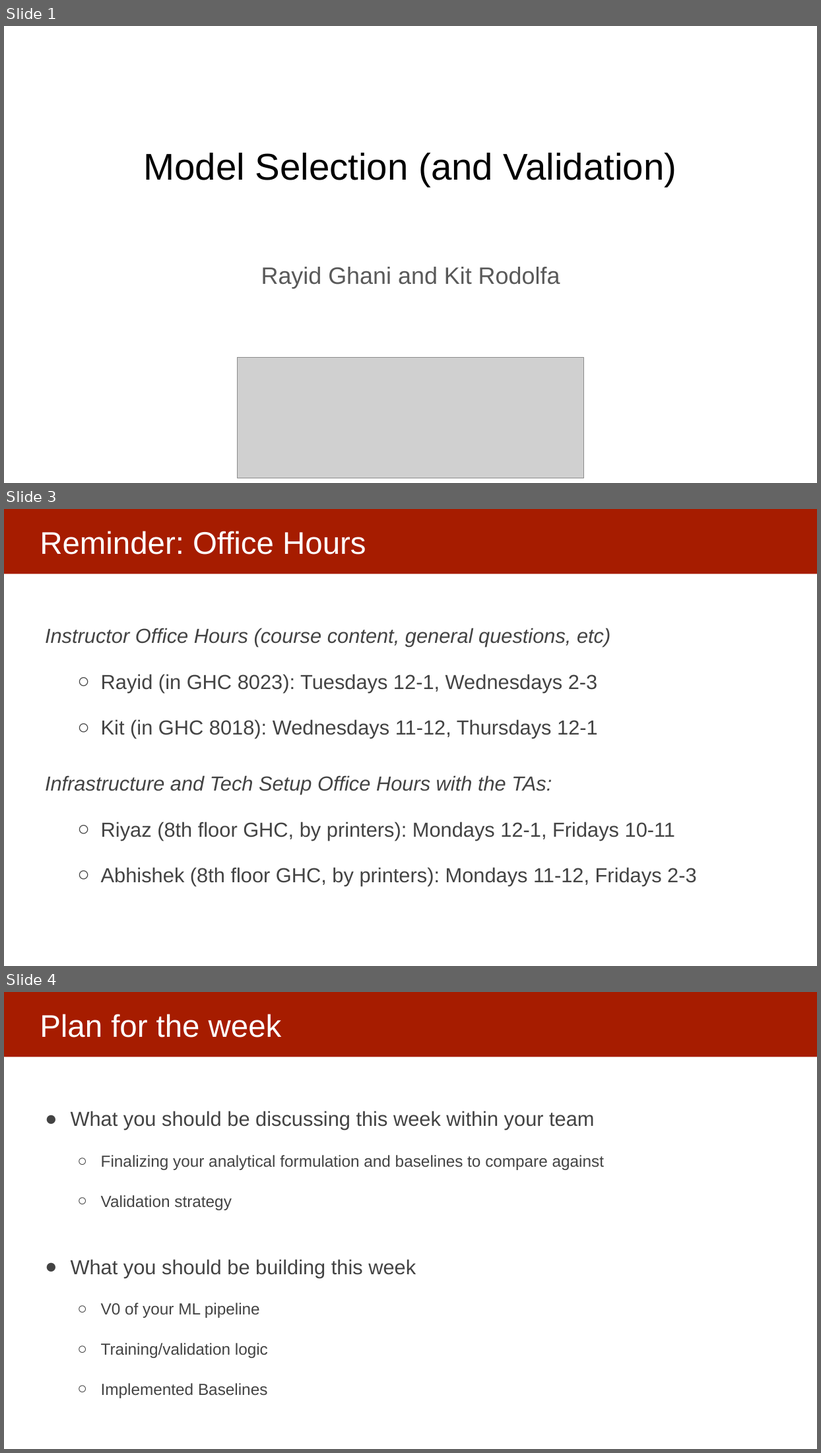
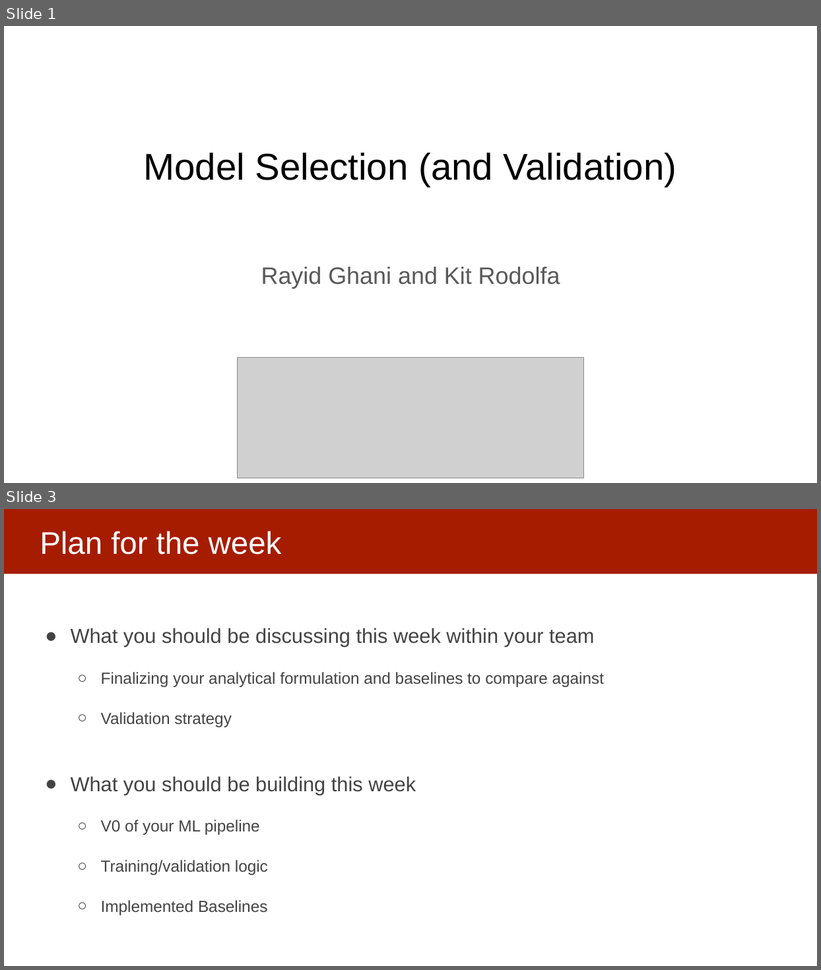
Before and after one commit to dssg/MLinPractice, a slide deck: Lectures/Lecture5-ModelSelection.pptx. Shown one above the other, each under a label of ours: slides 1, 3 and 4 before the commit, slides 1 and 3 after it; the slides between them are not shown. The pictures are 821x1453 and 821x970 pixels, drawn with LibreOffice and Linux fonts; fonts in the diff are those of the drawing; grey boxes stand for pictures. Boxes give left, top, right and bottom in pixels: in the first picture for what was removed or moved away, otherwise in the second. Text is boxed around its words. In the diff, an @@ line names an element or a change of style, - is before the commit and + after.

```diff
--- a/Lectures/Lecture5-ModelSelection.pptx
+++ b/Lectures/Lecture5-ModelSelection.pptx
@@ slide 3 removed at (x1=4, y1=509, x2=817, y2=966), background #FFFFFF; not listed: 1 template element that a slide beside it also shows @@
@@ title removed at (x1=40, y1=531, x2=366, y2=555) @@
-Reminder: Office Hours
@@ text removed at (x1=45, y1=628, x2=697, y2=887) @@
-Instructor Office Hours (course content, general questions, etc)
-  ○ Rayid (in GHC 8023): Tuesdays 12-1, Wednesdays 2-3
-  ○ Kit (in GHC 8018): Wednesdays 11-12, Thursdays 12-1
-Infrastructure and Tech Setup Office Hours with the TAs:
-  ○ Riyaz (8th floor GHC, by printers): Mondays 12-1, Fridays 10-11
-  ○ Abhishek (8th floor GHC, by printers): Mondays 11-12, Fridays 2-3
@@ what was slide 4 is now slide 3 @@
```
Also in this commit, not shown: 2 slides changed, 1 slide added.
